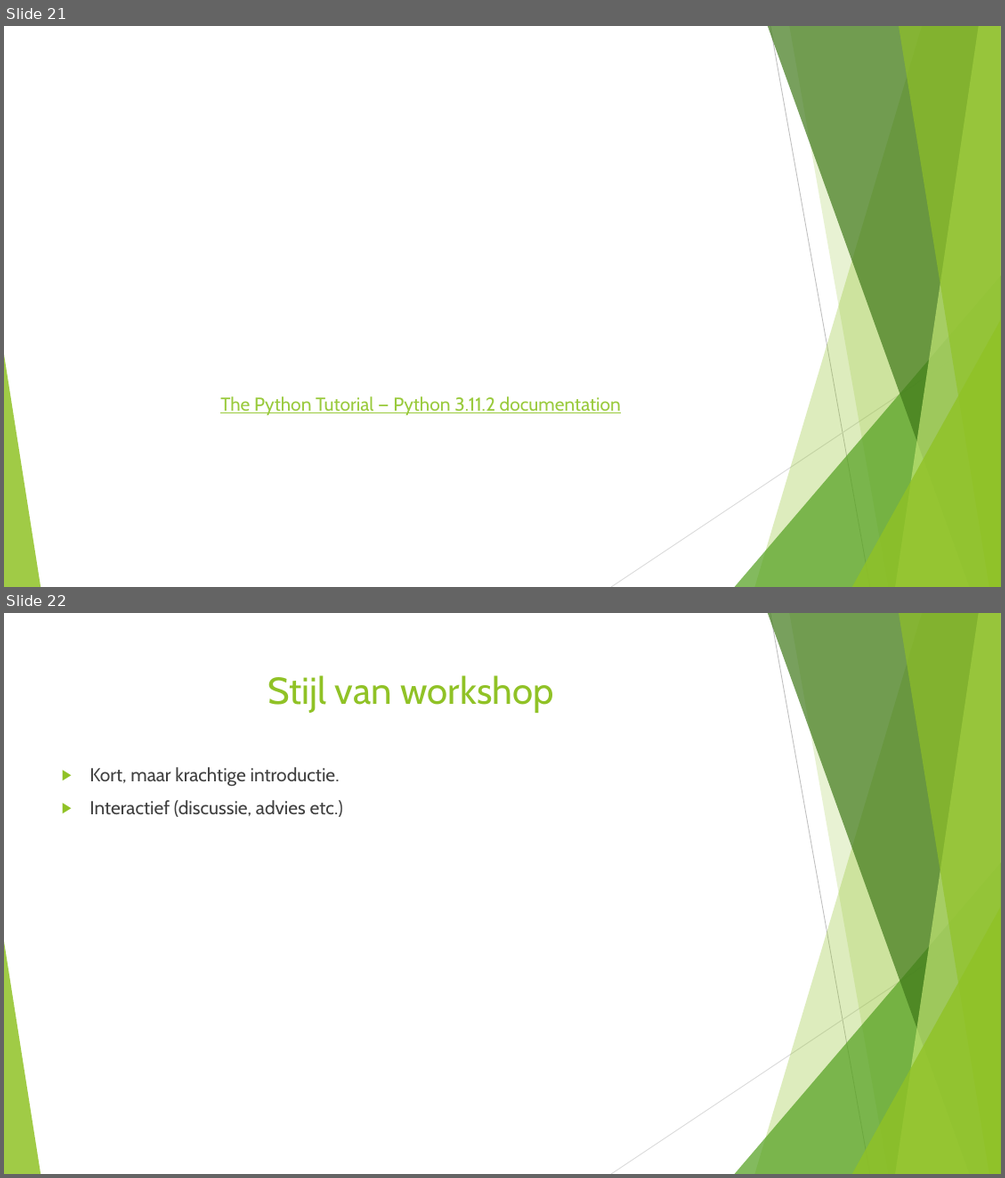
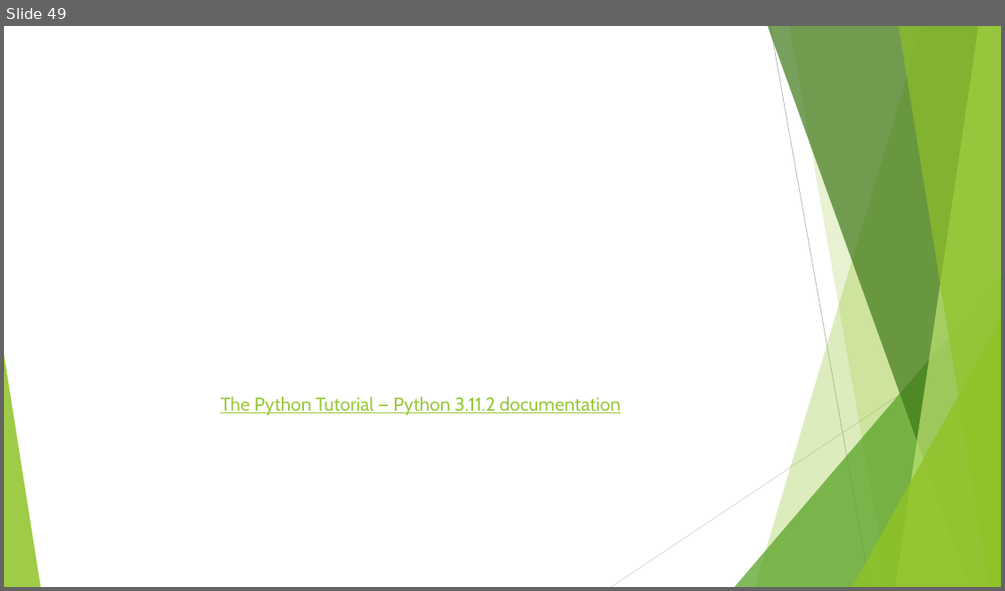
Before and after one commit to HagaZiekenhuis/python-workshops, a slide deck: Intro.pptx. Shown one above the other, each under a label of ours: slides 21 and 22 before the commit, slide 49 after it. The pictures are 1005x1178 and 1005x591 pixels, drawn with LibreOffice and Linux fonts; fonts in the diff are those of the drawing. Boxes give left, top, right and bottom in pixels: in the first picture for what was removed or moved away, otherwise in the second. Text is boxed around its words. In the diff, an @@ line names an element or a change of style, - is before the commit and + after.

```diff
--- a/Intro.pptx
+++ b/Intro.pptx
@@ slide 22 removed at [4, 613, 1001, 1174], background #FFFFFF; not listed: 10 template elements that a slide beside it also shows @@
@@ title removed at [267, 675, 553, 713] @@
-Stijl van workshop
@@ text removed at [89, 767, 343, 817] @@
-▶ Kort, maar krachtige introductie.
-▶ Interactief (discussie, advies etc.)
@@ what was slide 21 is now slide 49 @@
```
Also in this commit, not shown: 4 slides changed, 5 slides added, 8 other slides removed.
